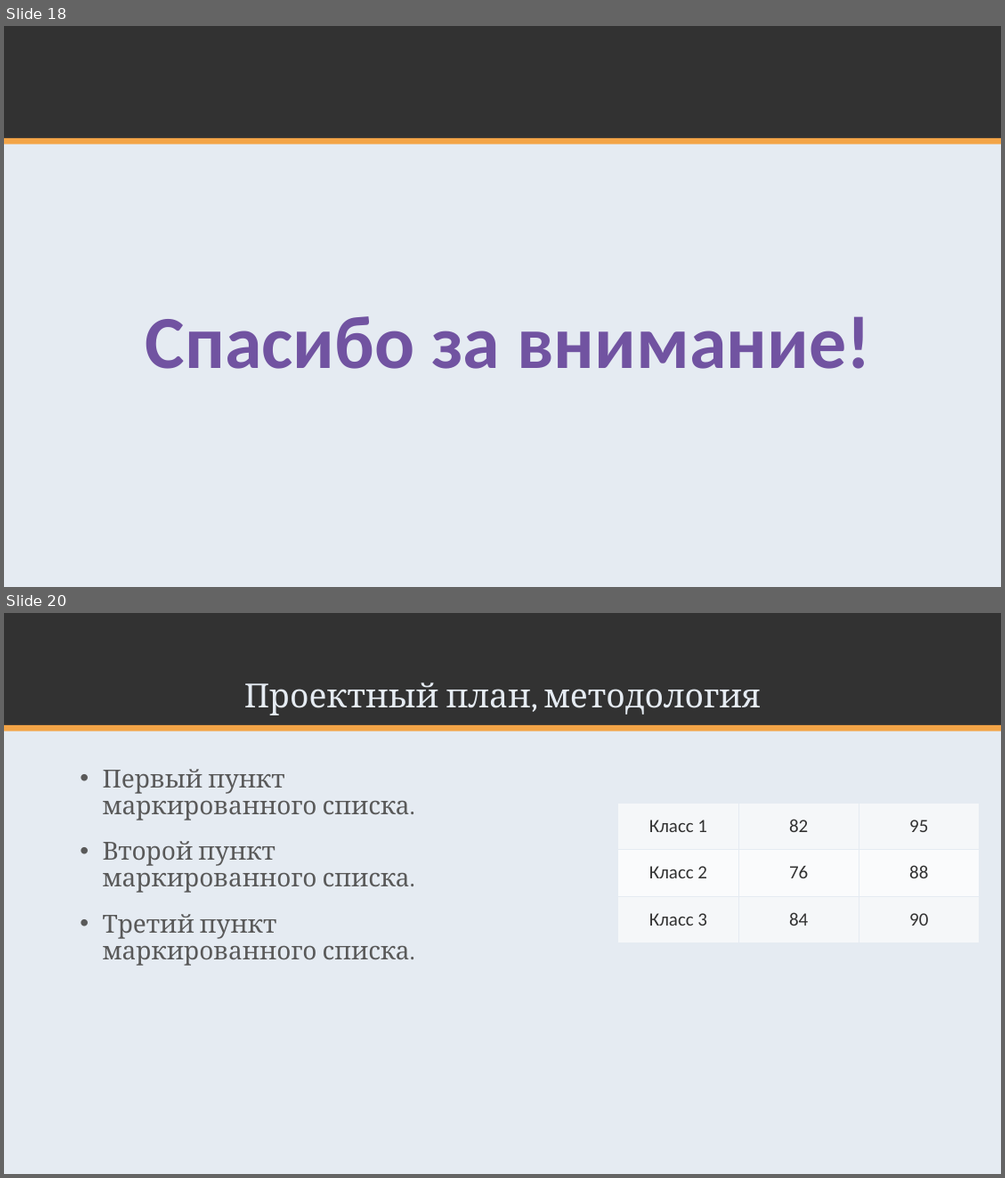
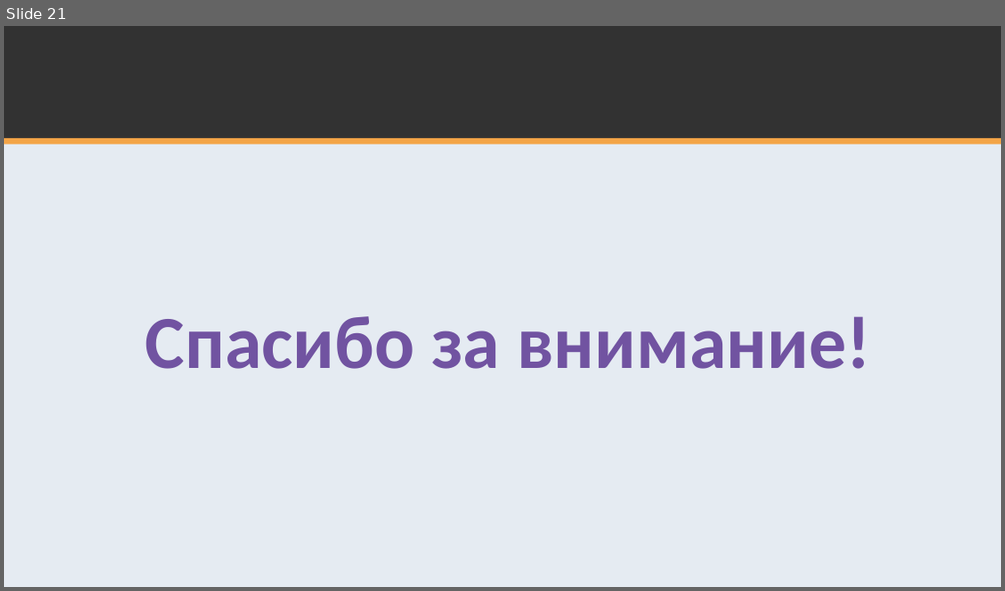
Before and after one commit to K224/TPKS, a slide deck: k224-docs/Servis_po_organizatsii_i_poisku_meropriaty_Par.pptx. Shown one above the other, each under a label of ours: slides 18 and 20 before the commit, slide 21 after it; the slides between them are not shown. The pictures are 1005x1178 and 1005x591 pixels, drawn with LibreOffice and Linux fonts; fonts in the diff are those of the drawing. Boxes give left, top, right and bottom in pixels: in the first picture for what was removed or moved away, otherwise in the second. Text is boxed around its words. In the diff, an @@ line names an element or a change of style, - is before the commit and + after.

```diff
--- a/k224-docs/Servis_po_organizatsii_i_poisku_meropriaty_Par.pptx
+++ b/k224-docs/Servis_po_organizatsii_i_poisku_meropriaty_Par.pptx
@@ slide 20 removed at (4, 613, 1001, 1174), background #E5EBF2; not listed: 3 template elements that a slide beside it also shows @@
@@ title removed at (244, 682, 760, 715) @@
-Проектный план, методология
@@ text removed at (103, 769, 410, 965) @@
-• Первый пункт маркированного списка.
-• Второй пункт маркированного списка.
-• Третий пункт маркированного списка.
@@ table removed at (618, 755, 979, 943), 4 rows, 3 columns @@
- | Группа A | Группа B
-Класс 1 | 82 | 95
-Класс 2 | 76 | 88
-Класс 3 | 84 | 90
@@ what was slide 18 is now slide 21 @@
```
Also in this commit, not shown: 1 slide changed, 3 slides added, 2 other slides removed.
